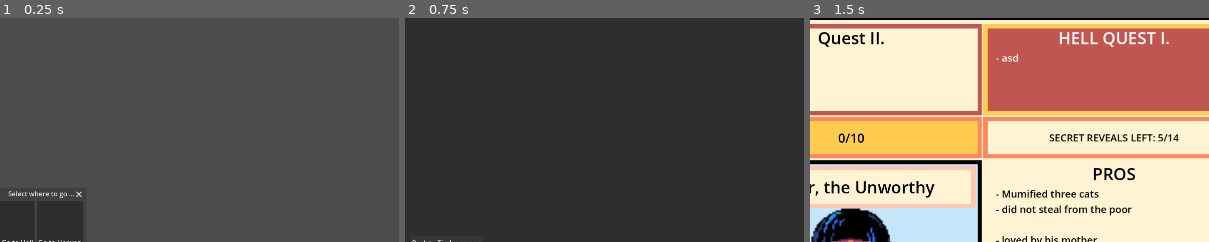
Above: before the commit, frames 1-3 (left to right).
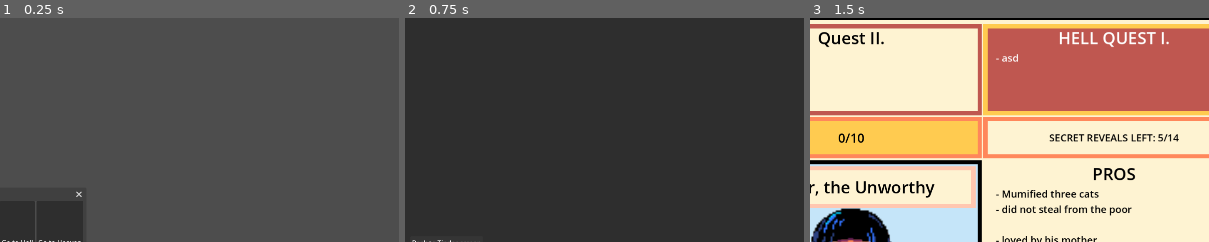
Above: after the commit, the same moments.

Repository: ekaktusz/anoobis
Game: Godot game, scene res://where_to_selector.tscn
Same seed, same stepped clock (60 frames per second), same inputs: the game is played once before the commit and once after it. This scene is started directly instead of the project's main scene.
Inputs:
- Up to frame 1 (0.25 s): no input
- Up to frame 2 (0.75 s): click "Go to Hell" at 0.5 s
- Up to frame 3 (1.5 s): click "Back to Tinder screen" at 1.25 s
The pictures show only the part of the screen within x 45-95%, y 0-50%; the shares and areas given below are measured in that part.

The runs differ from the first frame. In frame 1, 0.2% of the frame differs, in the area x 2-19%, y 77-81%; in frame 2, nothing differs; in frame 3, nothing differs.

Commit message:
Added an opaque color rect as a parent of selector window, to make sure buttons cannot be pressed during selection.

Diff:
--- a/where_to_selector.gd
+++ b/where_to_selector.gd
@@ -1,4 +1,4 @@
-extends Window
+extends Control
 
 
 func _on_to_hell_button_pressed() -> void:
--- a/where_to_selector.tscn
+++ b/where_to_selector.tscn
@@ -2,27 +2,43 @@
 
 [ext_resource type="Script" path="res://where_to_selector.gd" id="1_53lby"]
 
-[node name="WhereToSelector" type="Window"]
-title = "Select where to go on your break"
-initial_position = 1
-size = Vector2i(200, 200)
+[node name="WhereToSelector" type="Control"]
+layout_mode = 3
+anchors_preset = 0
+offset_right = 200.0
+offset_bottom = 200.0
 script = ExtResource("1_53lby")
 
-[node name="HBoxContainer" type="HBoxContainer" parent="."]
+[node name="ColorRect" type="ColorRect" parent="."]
+layout_mode = 1
 anchors_preset = 15
 anchor_right = 1.0
 anchor_bottom = 1.0
 grow_horizontal = 2
 grow_vertical = 2
+color = Color(0.0235294, 0.0235294, 0.0235294, 0.239216)
 
-[node name="ToHellButton" type="Button" parent="HBoxContainer"]
+[node name="Window" type="Window" parent="ColorRect"]
+initial_position = 1
+size = Vector2i(200, 200)
+
+[node name="HBoxContainer" type="HBoxContainer" parent="ColorRect/Window"]
+anchors_preset = 15
+anchor_right = 1.0
+anchor_bottom = 1.0
+offset_left = -0.5
+offset_right = 100.5
+grow_horizontal = 2
+grow_vertical = 2
+
+[node name="ToHellButton" type="Button" parent="ColorRect/Window/HBoxContainer"]
 layout_mode = 2
 text = "Go to Hell
 "
 
-[node name="ToHeavenButton" type="Button" parent="HBoxContainer"]
+[node name="ToHeavenButton" type="Button" parent="ColorRect/Window/HBoxContainer"]
 layout_mode = 2
 text = "Go to Heaven"
 
-[connection signal="pressed" from="HBoxContainer/ToHellButton" to="." method="_on_to_hell_button_pressed"]
-[connection signal="pressed" from="HBoxContainer/ToHeavenButton" to="." method="_on_to_heaven_button_pressed"]
+[connection signal="pressed" from="ColorRect/Window/HBoxContainer/ToHellButton" to="." method="_on_to_hell_button_pressed"]
+[connection signal="pressed" from="ColorRect/Window/HBoxContainer/ToHeavenButton" to="." method="_on_to_heaven_button_pressed"]
